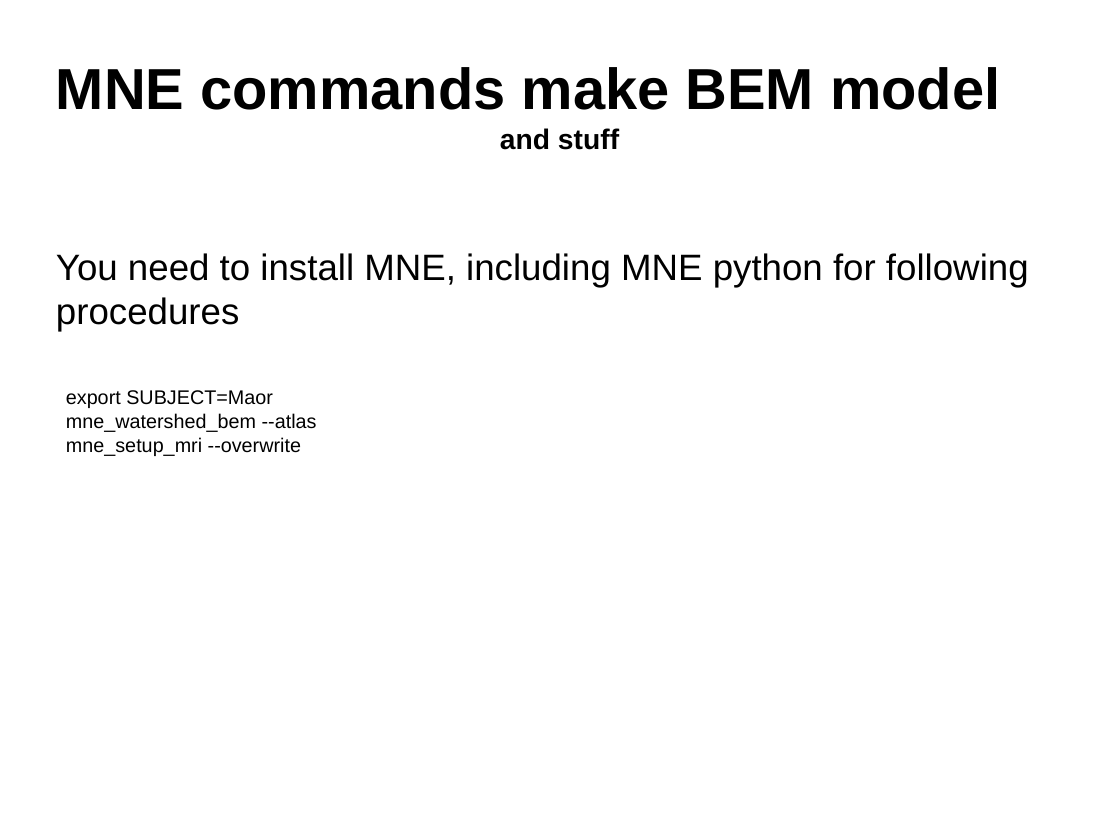
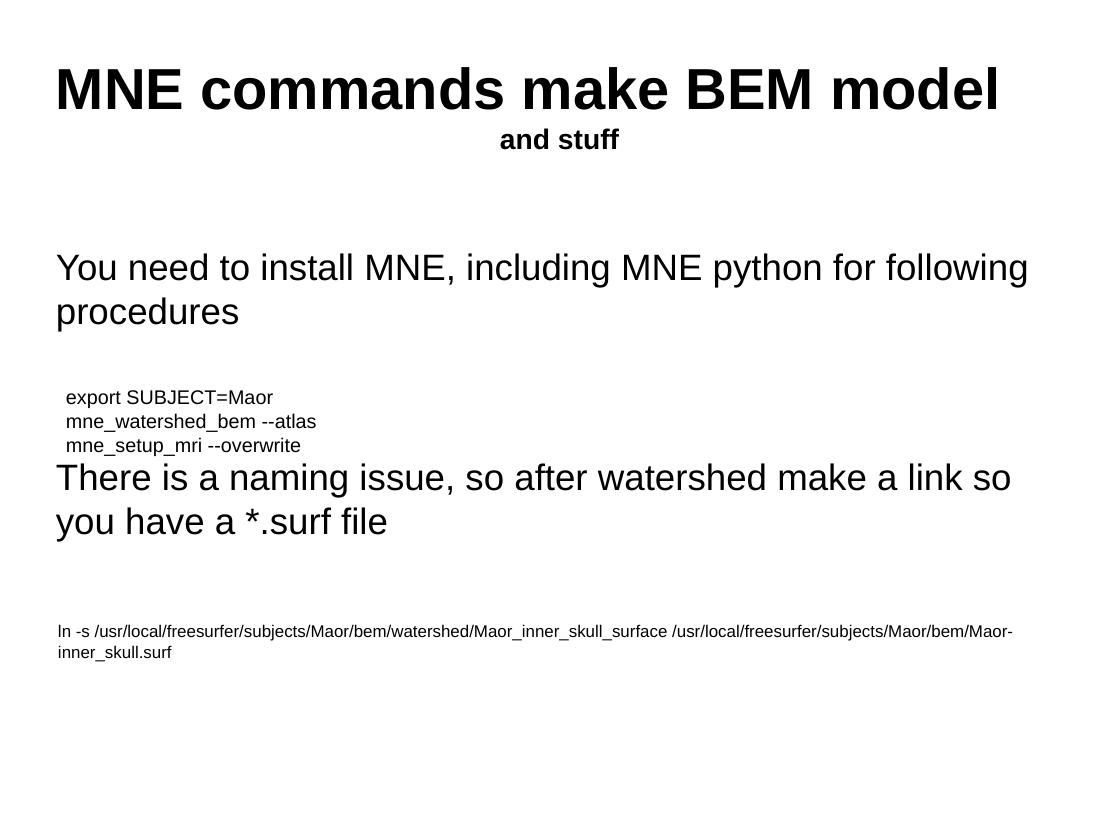
Before and after one commit to yuval-harpaz/MNE4D, a slide deck: slide 4 of docs/MNE_4D_data.pptx. Drawn at 1120x840 pixels with LibreOffice and Linux fonts; fonts in the diff are those of the drawing; background and template pictures are left out. Boxes give left, top, right and bottom in pixels: in the first picture for what was removed or moved away, otherwise in the second. Text is boxed around its words. In the diff, an @@ line names an element or a change of style, - is before the commit and + after.

```diff
--- a/docs/MNE_4D_data.pptx
+++ b/docs/MNE_4D_data.pptx
@@ text at <box>56,463,1012,541</box>: paragraph added @@
+There is a naming issue, so after watershed make a link so you have a *.surf file
@@ text added at <box>58,624,1013,662</box>, 12 pt, text #000000 @@
+ln -s /usr/local/freesurfer/subjects/Maor/bem/watershed/Maor_inner_skull_surface /usr/local/freesurfer/subjects/Maor/bem/Maor-inner_skull.surf
```
Also in this commit, not shown: 4 other slides changed, 3 other files.
